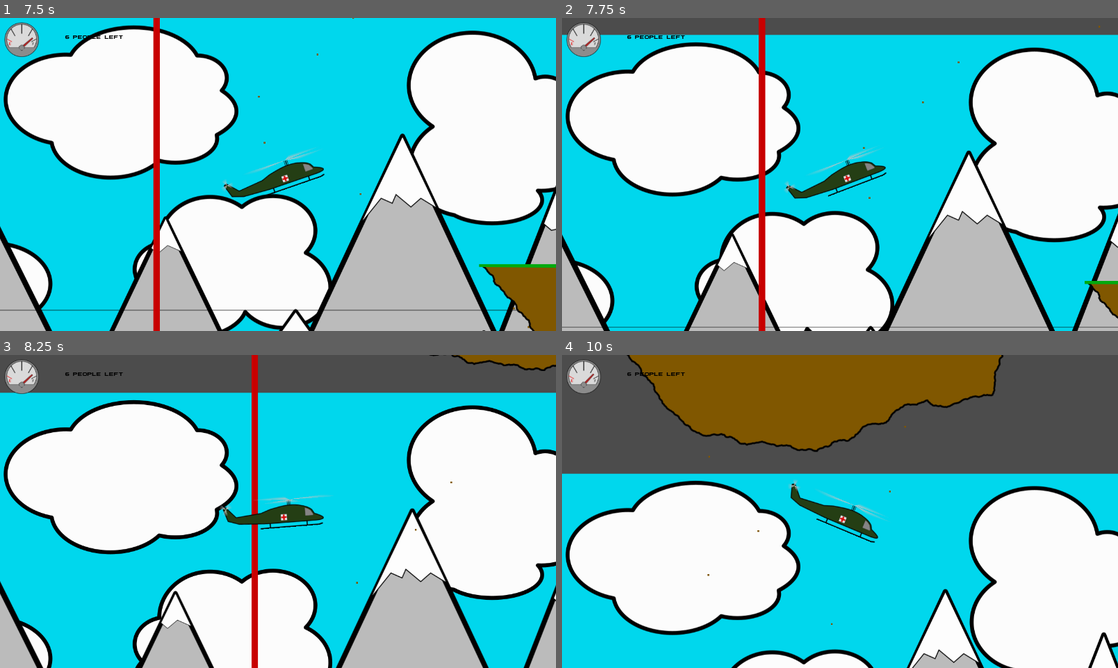
Above: before the commit, frames 1-4 (two rows, left to right).
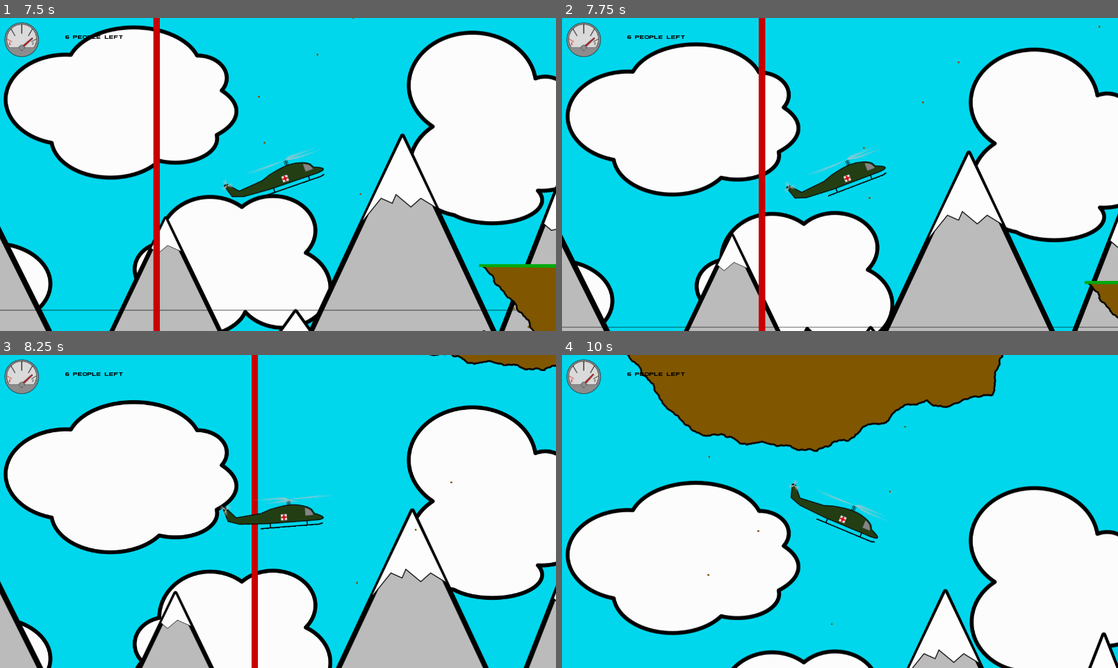
Above: after the commit, the same moments.

Repository: Inglo-Games/EvacHavoc2
Game: Godot game, scene res://scenes/levels/02.tscn
Two runs of this game, one before a commit and one after it. Both use one fixed random seed, a clock stepped at 60 frames per second and the inputs below. This scene is started directly instead of the project's main scene.
Inputs (mouse positions are in pixels of both pictures, inside the frame that each line leads up to):
- Up to frame 1 (7.5 s): tap Enter at 0.5 s; move the mouse to (400, 158) at 0.52 s; hold Right (move_right) 0.53-2 s; click (400, 158) at 0.67 s; tap Up (move_up) at 0.77, 1.52, 3.77, 4.52, 5.27, 6.77 s; move the mouse to (166, 190) at 1.27 s; click "Play Game" at 2 s; tap Space at 2.75 s; move the mouse to (333, 105) at 2.77 s; hold Left (move_left) 2.78-3.53 s; move the mouse to (250, 237) at 3.52 s; hold Right (move_right) 3.53-5.03 s; click (250, 237) at 3.67 s; move the mouse to (444, 221) at 4.27 s; move the mouse to (111, 127) at 5.02 s; hold Left (move_left) 5.03-5.78 s; move the mouse to (305, 174) at 5.77 s; hold Right (move_right) 5.78-6.53 s; click (305, 174) at 5.92 s; move the mouse to (194, 96) at 6.52 s; hold Left (move_left) from 6.53 s (still down); move the mouse to (400, 158) at 7.27 s
- Up to frame 2 (7.75 s): keep holding Left (move_left); tap Up (move_up) at 7.52 s
- Up to frame 3 (8.25 s): move the mouse to (166, 527) at 8.02 s; release Left (move_left) at 8.03 s; hold Right (move_right) from 8.03 s (still down); click (166, 527) at 8.17 s
- Up to frame 4 (10 s): keep holding Right (move_right); tap Up (move_up) at 8.27, 9.77 s; move the mouse to (895, 442) at 8.77 s; move the mouse to (812, 574) at 9.52 s

Frame 1 is identical in both runs. In frame 2, 5.3% of the frame differs, in the area x 0-100%, y 0-6%; in frame 3, 11%; in frame 4, 23%, in the area x 0-100%, y 0-38%.

Commit message:
Fixing cloud parallax

Diff:
--- a/game/scenes/level_template.tscn
+++ b/game/scenes/level_template.tscn
@@ -22,18 +22,21 @@
 [node name="bg" type="ParallaxBackground" parent="."]
 
 [node name="sky" type="ParallaxLayer" parent="bg"]
-motion_scale = Vector2( 0, 1 )
-motion_mirroring = Vector2( 1920, 0 )
+motion_mirroring = Vector2( 1920, 1080 )
 
 [node name="ColorRect" type="ColorRect" parent="bg/sky"]
-margin_top = -1080.0
 margin_right = 1920.0
+margin_bottom = 1080.0
 color = Color( 0, 0.843137, 0.929412, 1 )
 __meta__ = {
 "_edit_use_anchors_": false
 }
 
-[node name="Sprite" type="Sprite" parent="bg/sky"]
+[node name="cloud" type="ParallaxLayer" parent="bg"]
+motion_scale = Vector2( 0, 1 )
+motion_mirroring = Vector2( 1920, 0 )
+
+[node name="Sprite" type="Sprite" parent="bg/cloud"]
 texture = ExtResource( 9 )
 centered = false
 offset = Vector2( 0, -1080 )
